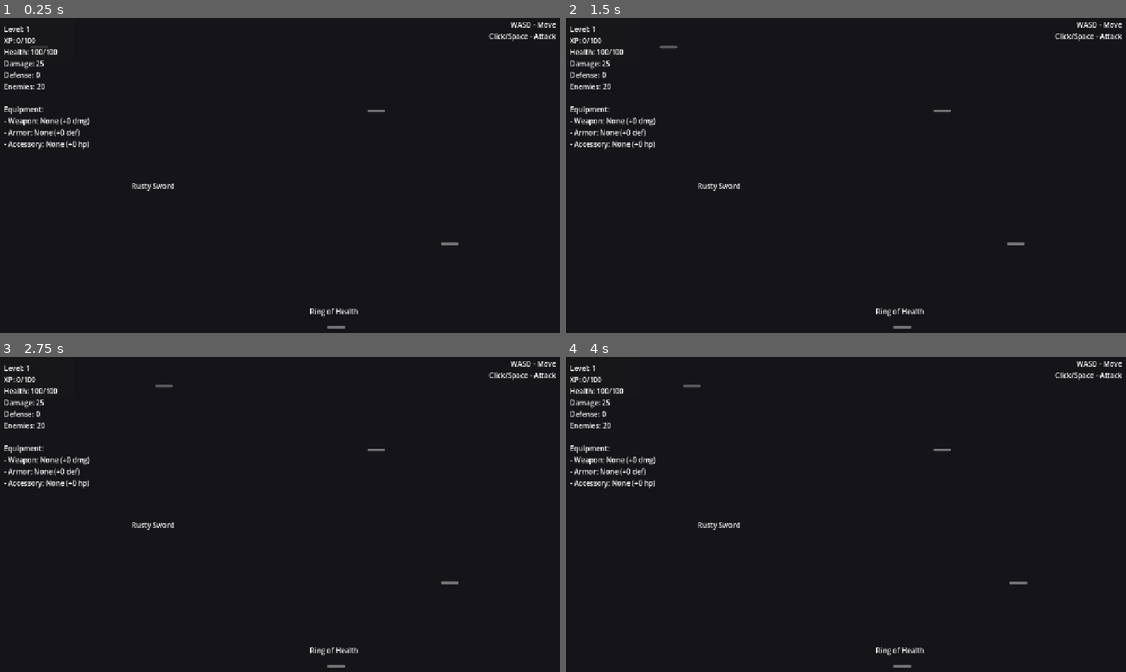
Above: before the commit, frames 1-4 (two rows, left to right).
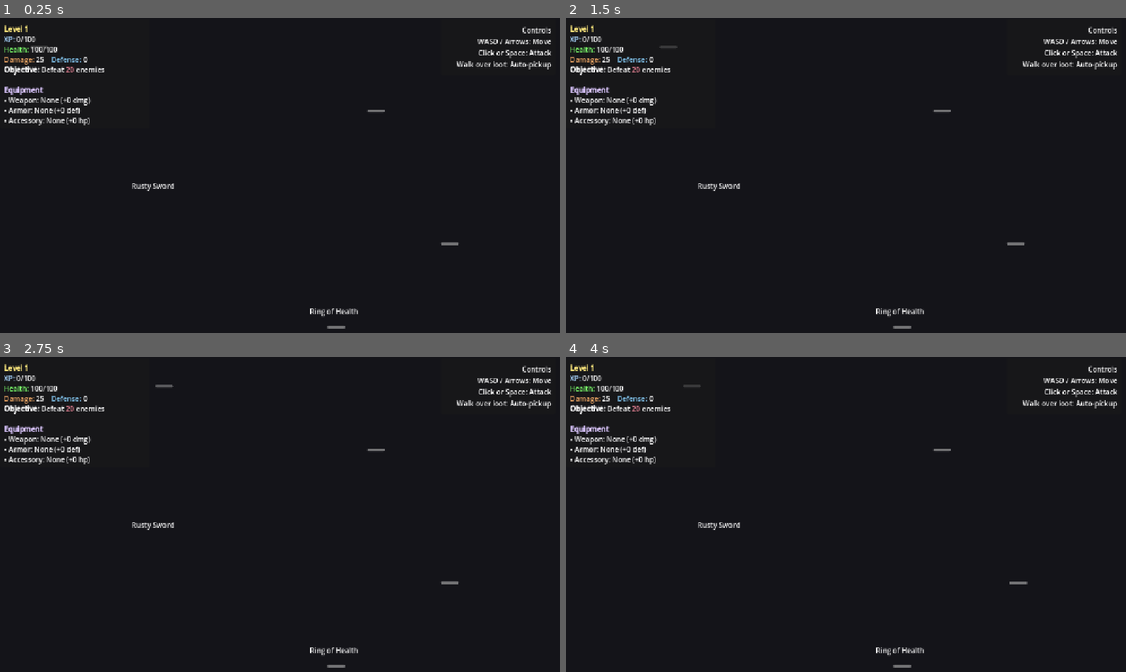
Above: after the commit, the same moments.

Repository: thegoatleroyjenkins/arpg-game
Game: Godot game, scene res://main.tscn
Same seed, same stepped clock (60 frames per second), same inputs: the game is played once before the commit and once after it. This scene is started directly instead of the project's main scene.
Inputs (mouse positions are in pixels of both pictures, inside the frame that each line leads up to):
- Up to frame 1 (0.25 s): no input
- Up to frame 2 (1.5 s): tap Enter (ui_accept) at 0.5, 1.25 s; move the mouse to (969, 159) at 0.52 s; press the mouse at (969, 159) at 0.53 s; hold D (move_right) 0.53-1.25 s; tap Space (jump) at 0.77 s; release the mouse at (969, 159) at 1.25 s; drag from (728, 191) to (666, 58) at 1.27 s
- Up to frame 3 (2.75 s): tap Enter (ui_accept) at 2 s; move the mouse to (336, 442) at 2.02 s; hold D (move_right) from 2.03 s (still down); tap Q (dash) at 2.1 s
- Up to frame 4 (4 s): release D (move_right) at 2.75 s; tap Enter (ui_accept) at 2.75, 3.5 s; drag from (818, 577) to (1014, 593) at 2.77 s; move the mouse to (1014, 561) at 3.52 s; press the mouse at (1014, 561) at 3.53 s; hold A (move_left) from 3.53 s (still down); tap Space (jump) at 3.77 s

The runs differ from the first frame. In frame 1, 2.7% of the frame differs, in the area x 0-100%, y 1-42%; in frame 2, 2.7%; in frame 3, 2.7%; in frame 4, 2.7%.

Commit message:
Polish 2D HUD readability with structured panels and color-coded stats

Diff:
--- a/main.gd
+++ b/main.gd
@@ -3,7 +3,7 @@
 @onready var player = $Player
 @onready var camera = $Camera2D
 @onready var ui = $UI
-@onready var stats_label = $UI/StatsLabel
+@onready var stats_label = $UI/StatsPanel/StatsLabel
 
 var world_size = Vector2(2000, 2000)
 var enemies_remaining: int = 0
@@ -266,10 +266,21 @@
 		accessory_name = player.accessory.item_name
 		accessory_health = player.accessory.health_bonus
 
-	stats_label.text = "Level: %d\nXP: %d/%d\nHealth: %d/%d\nDamage: %d\nDefense: %d\nEnemies: %d\n\nEquipment:\n- Weapon: %s (+%d dmg)\n- Armor: %s (+%d def)\n- Accessory: %s (+%d hp)" % [
+	var health_ratio = 0.0
+	if player.total_max_health > 0:
+		health_ratio = float(player.current_health) / float(player.total_max_health)
+
+	var health_color = "#7CFF6B"
+	if health_ratio < 0.6:
+		health_color = "#FFD166"
+	if health_ratio < 0.3:
+		health_color = "#FF6B6B"
+
+	stats_label.text = "[b][color=#F6E27A]Level %d[/color][/b]\n[color=#A9D6FF]XP:[/color] %d/%d\n[color=%s]Health:[/color] %d/%d\n[color=#FFB26B]Damage:[/color] %d    [color=#8BD3FF]Defense:[/color] %d\n[b]Objective:[/b] Defeat [color=#FF8FA3]%d[/color] enemies\n\n[b][color=#DCC7FF]Equipment[/color][/b]\n• Weapon: %s (+%d dmg)\n• Armor: %s (+%d def)\n• Accessory: %s (+%d hp)" % [
 		player.level,
 		player.xp,
 		player.xp_to_next_level,
+		health_color,
 		player.current_health,
 		player.total_max_health,
 		player.total_damage,
--- a/main.tscn
+++ b/main.tscn
@@ -13,26 +13,38 @@
 
 [node name="UI" type="CanvasLayer" parent="."]
 
-[node name="Panel" type="Panel" parent="UI"]
+[node name="StatsPanel" type="Panel" parent="UI"]
 offset_left = 10.0
 offset_top = 10.0
-offset_right = 180.0
-offset_bottom = 100.0
+offset_right = 350.0
+offset_bottom = 255.0
+self_modulate = Color(1, 1, 1, 0.84)
 
-[node name="StatsLabel" type="Label" parent="UI"]
-offset_left = 20.0
-offset_top = 20.0
-offset_right = 170.0
-offset_bottom = 90.0
-text = "Level: 1\nXP: 0/100\nHealth: 100/100"
+[node name="StatsLabel" type="RichTextLabel" parent="UI/StatsPanel"]
+offset_left = 10.0
+offset_top = 10.0
+offset_right = 330.0
+offset_bottom = 235.0
+bbcode_enabled = true
+fit_content = true
+scroll_active = false
+text = "[b]Level 1[/b]\nXP: 0/100\nHealth: 100/100"
 
-[node name="ControlsHint" type="Label" parent="UI"]
-anchors_preset = 7
+[node name="ControlsPanel" type="Panel" parent="UI"]
+anchors_preset = 1
 anchor_left = 1.0
 anchor_right = 1.0
-offset_left = -200.0
+offset_left = -270.0
 offset_top = 10.0
 offset_right = -10.0
-offset_bottom = 80.0
+offset_bottom = 135.0
+self_modulate = Color(1, 1, 1, 0.84)
+
+[node name="ControlsHint" type="Label" parent="UI/ControlsPanel"]
+offset_left = 10.0
+offset_top = 10.0
+offset_right = 250.0
+offset_bottom = 115.0
 horizontal_alignment = 2
-text = "WASD - Move\nClick/Space - Attack"
+vertical_alignment = 1
+text = "Controls\nWASD / Arrows: Move\nClick or Space: Attack\nWalk over loot: Auto-pickup"
Not shown, changed: README.md
